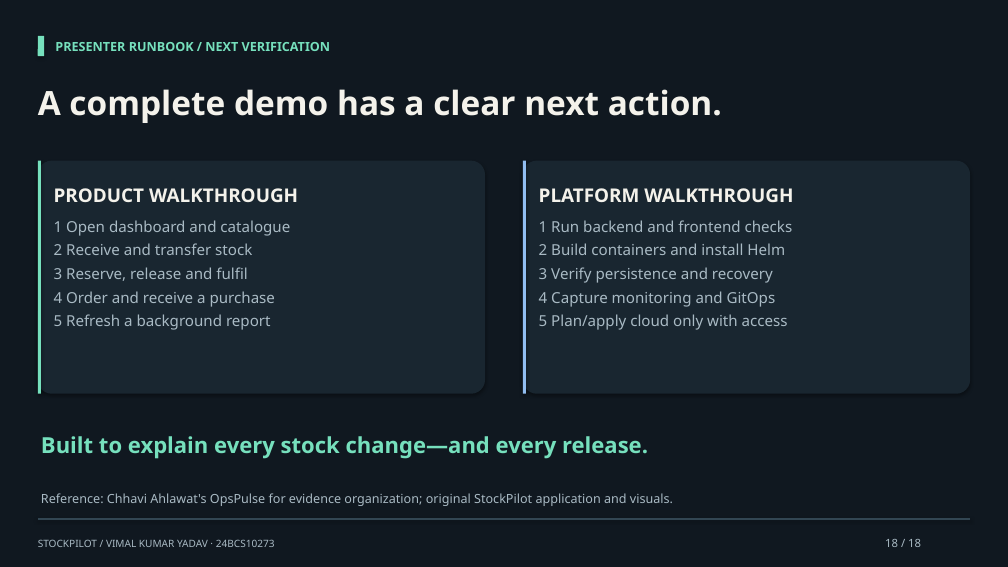
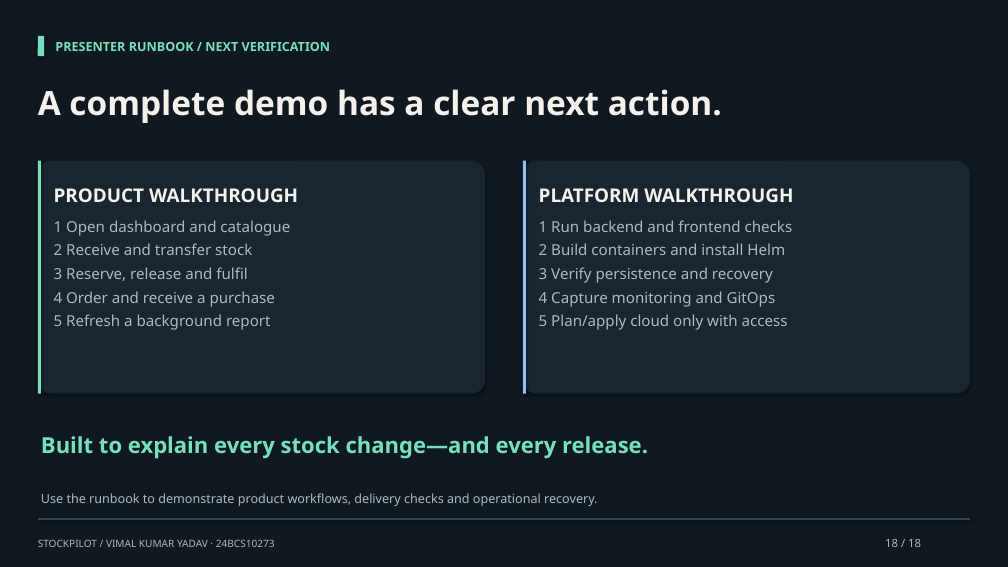
Before and after one commit to vimalyad/stockpilot-devops-capstone, a slide deck: slide 18 of docs/presentation/StockPilot-Capstone.pptx. Drawn at 1008x567 pixels with LibreOffice and Linux fonts; fonts in the diff are those of the drawing. Boxes give left, top, right and bottom in pixels: in the first picture for what was removed or moved away, otherwise in the second. Text is boxed around its words. In the diff, an @@ line names an element or a change of style, - is before the commit and + after.

Commit message:
Focus documentation and closing presentation on StockPilot workflows

```diff
--- a/docs/presentation/StockPilot-Capstone.pptx
+++ b/docs/presentation/StockPilot-Capstone.pptx
@@ text at box(41, 493, 597, 506): text changed @@
-Reference: Chhavi Ahlawat's OpsPulse for evidence organization; original StockPilot application and visuals.
+Use the runbook to demonstrate product workflows, delivery checks and operational recovery.
```
Also in this commit, not shown: 11 other files.
